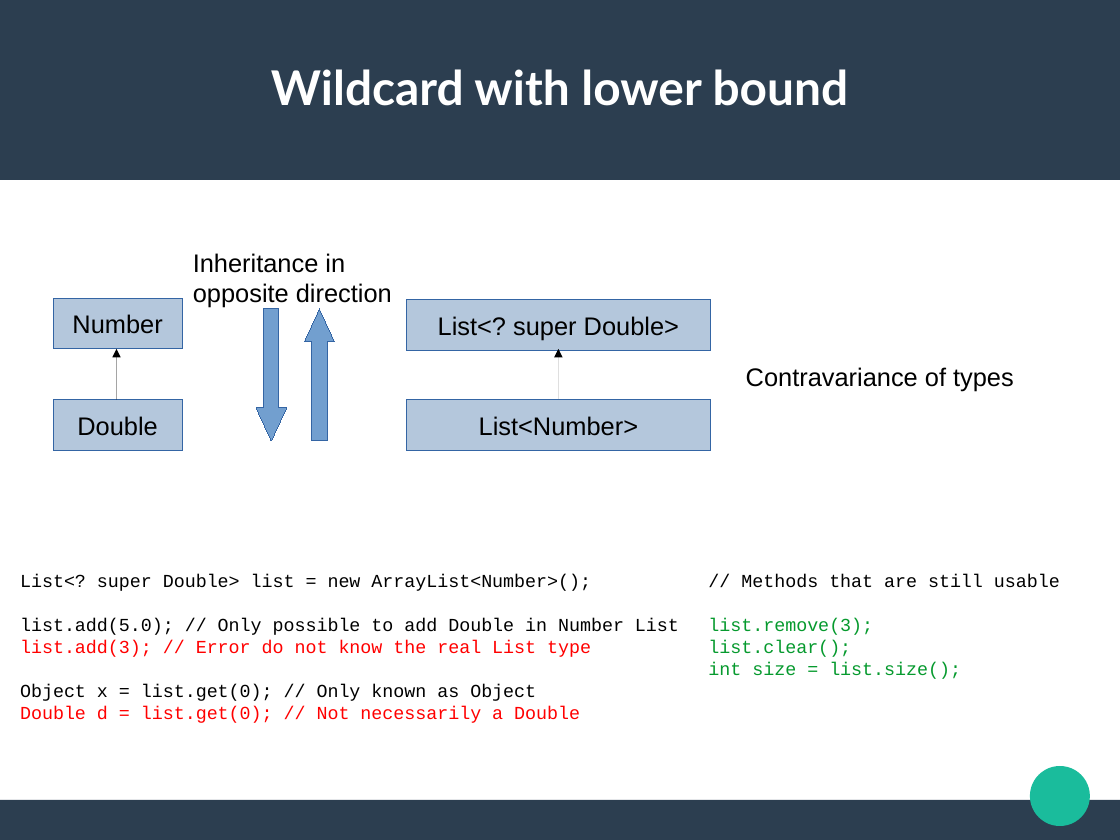
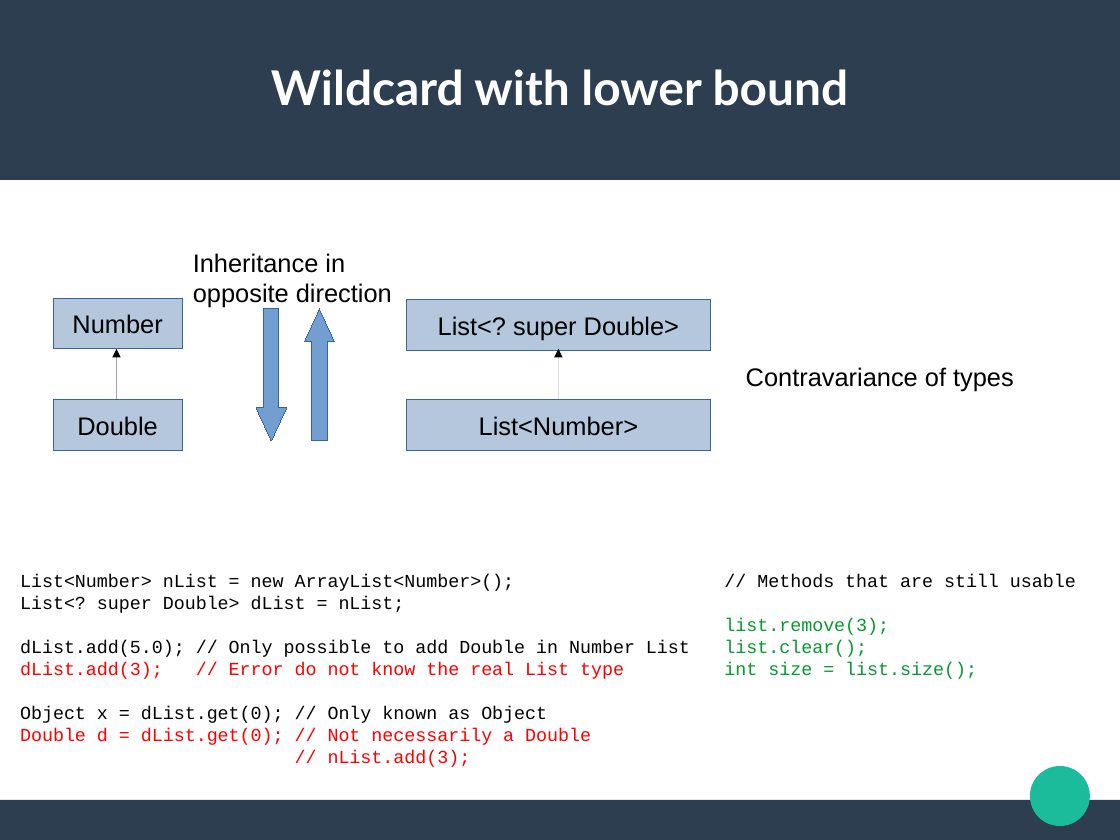
Before and after one commit to jldelarbre/lectureNotes, a slide deck: slide 17 of Slides/specialIssues/si1/ParameterizedTypes.odp (slide 16 before the commit). Drawn at 1120x840 pixels with LibreOffice and Linux fonts; fonts in the diff are those of the drawing. Boxes give left, top, right and bottom in pixels: in the first picture for what was removed or moved away, otherwise in the second. Text is boxed around its words. In the diff, an @@ line names an element or a change of style, - is before the commit and + after.

```diff
--- a/Slides/specialIssues/si1/ParameterizedTypes.odp
+++ b/Slides/specialIssues/si1/ParameterizedTypes.odp
@@ text "// Methods that are still ...": place and size @@
-text "// Methods that are still ..." at (708,574,1060,679)
+text "// Methods that are still ..." at (724,574,1076,679)
@@ text at (20,574,690,767): text changed @@
-List<? super Double> list = new ArrayList<Number>();
-list.add(5.0); // Only possible to add Double in Number List
-list.add(3); // Error do not know the real List type
-Object x = list.get(0); // Only known as Object
-Double d = list.get(0); // Not necessarily a Double
+List<Number> nList = new ArrayList<Number>();
+List<? super Double> dList = nList;
+dList.add(5.0); // Only possible to add Double in Number List
+dList.add(3); // Error do not know the real List type
+Object x = dList.get(0); // Only known as Object
+Double d = dList.get(0); // Not necessarily a Double
+// nList.add(3);
```
Also in this commit, not shown: 9 other slides changed, 5 slides added, 8 other files.
